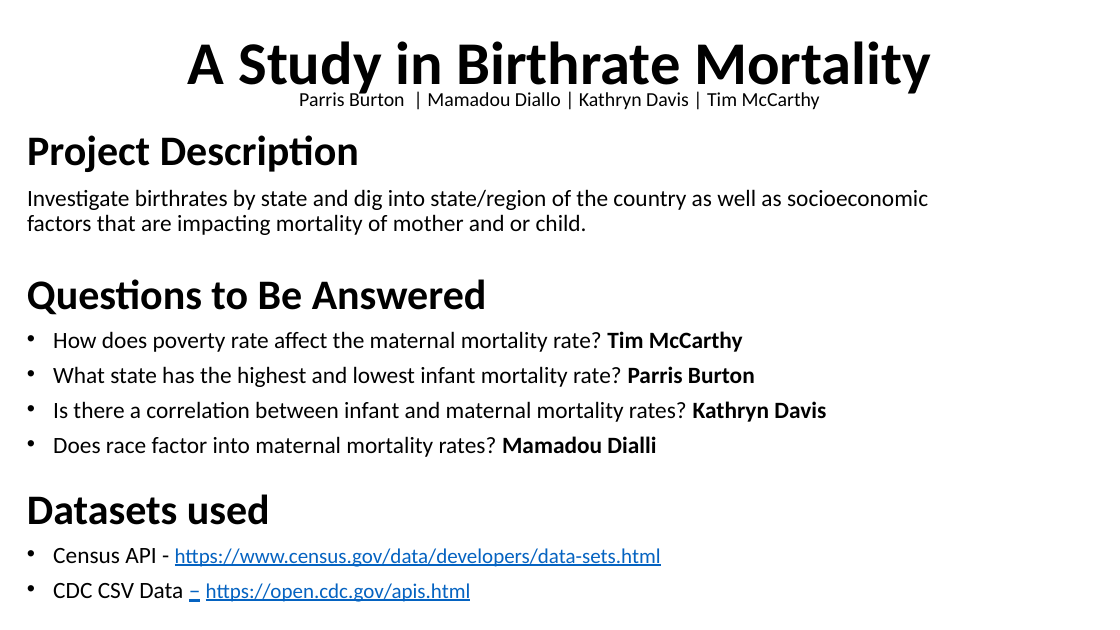
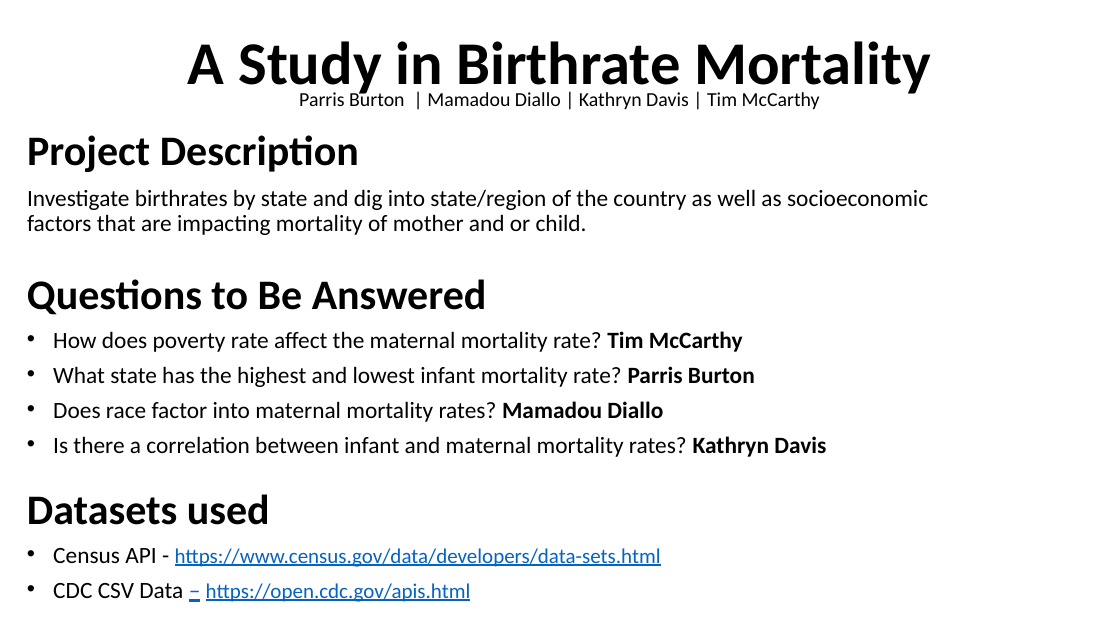
Before and after one commit to parrisburton715/project-one, a slide deck: slide 1 of Project Plan.pptx. Drawn at 1120x630 pixels with LibreOffice and Linux fonts; fonts in the diff are those of the drawing. Boxes give left, top, right and bottom in pixels: in the first picture for what was removed or moved away, otherwise in the second. Text is boxed around its words. In the diff, an @@ line names an element or a change of style, - is before the commit and + after.

```diff
--- a/Project Plan.pptx
+++ b/Project Plan.pptx
@@ text at [53,401,663,422]: paragraph added @@
+• Does race factor into maternal mortality rates? Mamadou Diallo
@@ text at [53,436,656,457]: paragraph removed @@
-• Does race factor into maternal mortality rates? Mamadou Dialli
```
Also in this commit, not shown: 2 other slides changed, 1 slide added, 1 other file.
